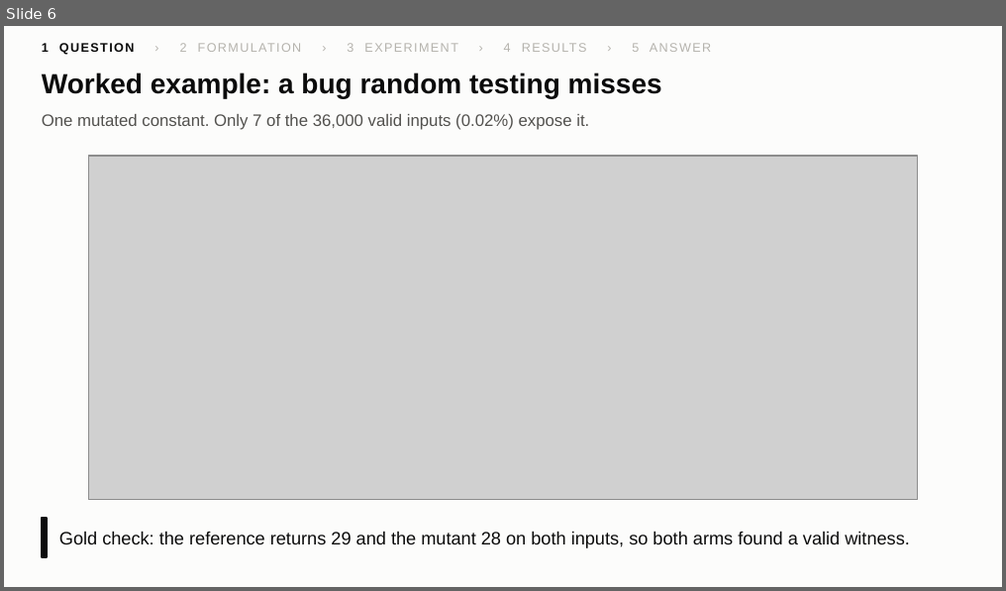
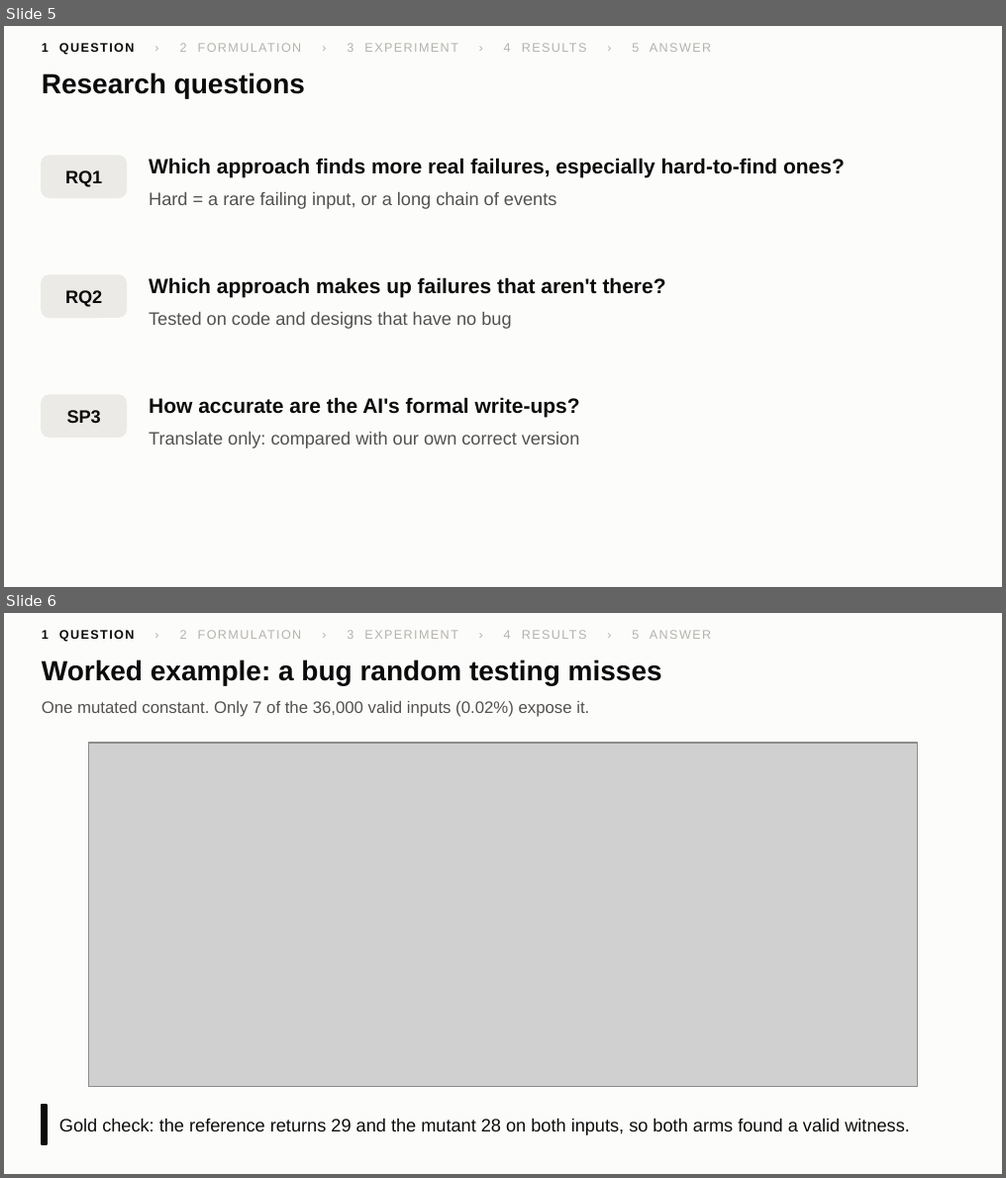
Before and after one commit to yxshrk/System-Failure-Detector, a slide deck: results/figures/slides/premortem_slides.pptx. Shown one above the other, each under a label of ours: slide 6 before the commit, slides 5 and 6 after it. The pictures are 1006x591 and 1006x1178 pixels, drawn with LibreOffice and Linux fonts; fonts in the diff are those of the drawing; grey boxes stand for pictures. Boxes give left, top, right and bottom in pixels: in the first picture for what was removed or moved away, otherwise in the second. Text is boxed around its words. In the diff, an @@ line names an element or a change of style, - is before the commit and + after.

```diff
--- a/results/figures/slides/premortem_slides.pptx
+++ b/results/figures/slides/premortem_slides.pptx
@@ slide 5 added at [4, 26, 1002, 587], background #FCFCFB @@
@@ text added at [42, 43, 711, 55], 9 pt, text #B5B3AD @@
+1 QUESTION › 2 FORMULATION › 3 EXPERIMENT › 4 RESULTS › 5 ANSWER
@@ text added at [42, 73, 305, 98], 20 pt, text #0B0B0B, bold @@
+Research questions
@@ rounded rectangle added at [42, 156, 127, 197], fill #EBEAE6, outline #EBEAE6 1 pt @@
@@ text added at [65, 171, 102, 187], 13 pt, text #0B0B0B, bold @@
+RQ1
@@ text added at [149, 158, 845, 178], 15 pt, text #0B0B0B, bold @@
+Which approach finds more real failures, especially hard-to-find ones?
@@ text added at [149, 192, 557, 209], 13 pt, text #52514E @@
+Hard = a rare failing input, or a long chain of events
@@ rounded rectangle added at [42, 275, 127, 317], fill #EBEAE6, outline #EBEAE6 1 pt @@
@@ text added at [65, 290, 102, 307], 13 pt, text #0B0B0B, bold @@
+RQ2
@@ text added at [149, 277, 666, 298], 15 pt, text #0B0B0B, bold @@
+Which approach makes up failures that aren't there?
@@ text added at [149, 312, 511, 329], 13 pt, text #52514E @@
+Tested on code and designs that have no bug
@@ rounded rectangle added at [42, 395, 127, 437], fill #EBEAE6, outline #EBEAE6 1 pt @@
@@ text added at [67, 410, 101, 423], 13 pt, text #0B0B0B, bold @@
+SP3
@@ text added at [149, 397, 580, 418], 15 pt, text #0B0B0B, bold @@
+How accurate are the AI's formal write-ups?
@@ text added at [149, 432, 580, 449], 13 pt, text #52514E @@
+Translate only: compared with our own correct version
```
Also in this commit, not shown: 1 slide removed, 2 other files.
